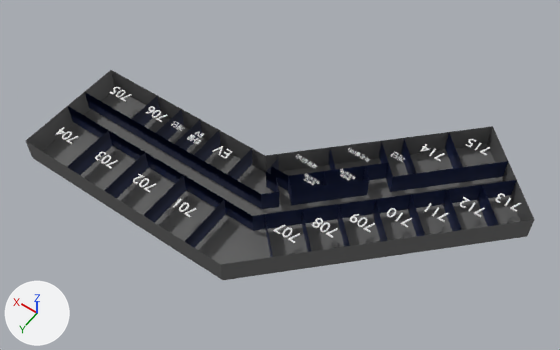
The glTF model app/assets/3d/7floor.glb: old version first, new version second.
The view is the same before and after, from a 50 mm lens placed at (-357.0, 470.0, 746.0), pointed at (-19.0, -3.0, 2.0). The axes (+X, +Y, +Z) are drawn at lower left. The lights are the same throughout. Vertices at the same position are counted once.

Script lines for the objects in view, before the commit:
```python
ob_floorandwalls_4f = bpy.data.objects.new('FloorAndWalls_4F', me_floorandwalls_4f_mesh_018)
ob_floorandwalls_4f.location = (0.0, 0.0, 0.0)
ob_innerwalls_4f = bpy.data.objects.new('InnerWalls_4F', me_innerwalls_4f_mesh)
ob_innerwalls_4f.location = (0.0, 0.0, 0.0)
ob_텍스트_005 = bpy.data.objects.new('텍스트.005', me_텍스트_005)
ob_텍스트_005.location = (45.0, 25.0, 30.0)
ob_텍스트_009 = bpy.data.objects.new('텍스트.009', me_텍스트_009)
ob_텍스트_009.location = (90.0, 115.0, 30.0)
ob_텍스트_010 = bpy.data.objects.new('텍스트.010', me_텍스트_010)
ob_텍스트_010.location = (150.0, 115.0, 30.0)
ob_텍스트_011 = bpy.data.objects.new('텍스트.011', me_텍스트_011)
ob_텍스트_011.location = (215.0, 115.0, 30.0)
ob_텍스트_012 = bpy.data.objects.new('텍스트.012', me_텍스트_012)
ob_텍스트_012.location = (210.0, 25.0, 30.0)
ob_텍스트_013 = bpy.data.objects.new('텍스트.013', me_텍스트_013)
ob_텍스트_013.location = (150.0, 25.0, 30.0)
# me_floorandwalls_4f_mesh_018
# before: 8 (250.0, 0.0, -5.0) at pixel (115, 88), 9 (250.0, 150.0, -5.0) at pixel (33, 158), 10 (-50.0, 150.0, -5.0) at pixel (222, 280), 11 (-100.0, 100.0, -5.0) at pixel (285, 271), 12 (-200.0, 0.0, -5.0) at pixel (408, 253)
# before: 13 (-300.0, -100.0, -5.0) at pixel (527, 236), 14 (-200.0, -200.0, -5.0) at pixel (487, 144), 15 (0.0, 0.0, -5.0) at pixel (266, 173)
```
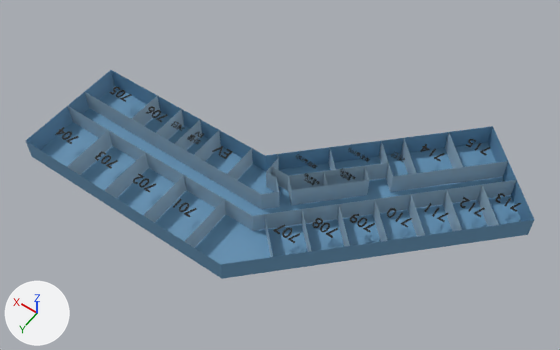
The change in detail:
Material 'Mat_Outer' (mat_mat_outer) changes colour from dark grey #616161 to blue #6595b8; in linear values from (0.12, 0.12, 0.12) to (0.13, 0.3, 0.48).
Material 'Mat_Inner' (mat_mat_inner) changes colour from dark blue #192750 to blue #a0bcce; in linear values from (0.01, 0.02, 0.08) to (0.35, 0.5, 0.62).
Material 'Mat_Text' (mat_mat_text) is new.
Its base color is (0.0, 0.0, 0.0) (black #000000).
me_floorandwalls_4f_mesh_018 has 32 vertices, 54 faces and spans x -300.0..250.0, y -200.0..151.0, z -5.0..30.0.
me_floorandwalls_4f_mesh_018 is used by ob_floorandwalls_4f; location (0.0, 0.0, 0.0).
Part 1, on me_floorandwalls_4f_mesh_018:
Vertices 8 to 15 of me_floorandwalls_4f_mesh_018 move by (0.0, 0.0, 4.0).
me_innerwalls_4f_mesh is used by ob_innerwalls_4f; location (0.0, 0.0, 0.0).
me_innerwalls_4f_mesh had 177 vertices, 240 faces and spanned x -270.0..250.0, y -160.0..150.0, z 0.0..30.0.
me_innerwalls_4f_mesh now has 118 vertices, 70 faces and spans x -270.0..250.0, y -160.0..150.0, z 0.0..30.0.
Part 2, on me_innerwalls_4f_mesh:
59 vertices are removed from x -270.0..250.0, y -160.0..150.0, z 15.0.
240 faces are deleted.
70 new faces join them.
me_텍스트_005 has 38 vertices, 68 faces and spans x -9.5..11.0, y -6.1..7.6, z -0.5..0.5.
me_텍스트_005 now uses material mat_mat_text (black #000000).
me_텍스트_008 has 212 vertices, 416 faces and spans x -14.0..11.0, y -6.2..7.8, z -0.5..0.5.
me_텍스트_008 now uses material mat_mat_text (black #000000).
me_텍스트_009 has 382 vertices, 756 faces and spans x -14.0..14.3, y -6.2..7.8, z -0.5..0.5.
me_텍스트_009 now uses material mat_mat_text (black #000000).
me_텍스트_010 has 498 vertices, 988 faces and spans x -14.0..13.5, y -6.2..7.8, z -0.5..0.5.
me_텍스트_010 now uses material mat_mat_text (black #000000).
me_텍스트_011 has 234 vertices, 464 faces and spans x -14.0..14.4, y -6.2..7.8, z -0.5..0.5.
me_텍스트_011 now uses material mat_mat_text (black #000000).
me_텍스트_012 has 360 vertices, 712 faces and spans x -14.0..13.8, y -6.2..7.8, z -0.5..0.5.
me_텍스트_012 now uses material mat_mat_text (black #000000).
me_텍스트_013 has 446 vertices, 888 faces and spans x -14.0..14.3, y -6.2..7.8, z -0.5..0.5.
me_텍스트_013 now uses material mat_mat_text (black #000000).
me_텍스트_014 has 216 vertices, 424 faces and spans x -14.0..14.8, y -6.2..7.8, z -0.5..0.5.
me_텍스트_014 now uses material mat_mat_text (black #000000).
me_텍스트_015 has 588 vertices, 1176 faces and spans x -14.0..14.4, y -6.2..7.8, z -0.5..0.5.
me_텍스트_015 now uses material mat_mat_text (black #000000).
me_텍스트_016 has 470 vertices, 936 faces and spans x -14.0..14.2, y -6.2..7.8, z -0.5..0.5.
me_텍스트_016 now uses material mat_mat_text (black #000000).
me_텍스트_017 has 212 vertices, 416 faces and spans x -14.0..14.4, y -6.2..7.8, z -0.5..0.5.
me_텍스트_017 now uses material mat_mat_text (black #000000).
me_텍스트_018 has 28 vertices, 44 faces and spans x -14.0..11.0, y -6.2..7.6, z -0.5..0.5.
me_텍스트_018 now uses material mat_mat_text (black #000000).
me_텍스트_019 has 198 vertices, 384 faces and spans x -14.0..14.3, y -6.2..7.8, z -0.5..0.5.
me_텍스트_019 now uses material mat_mat_text (black #000000).
me_텍스트_020 has 314 vertices, 616 faces and spans x -14.0..13.5, y -6.2..7.8, z -0.5..0.5.
me_텍스트_020 now uses material mat_mat_text (black #000000).
me_텍스트_021 has 50 vertices, 92 faces and spans x -14.0..14.4, y -6.2..7.8, z -0.5..0.5.
me_텍스트_021 now uses material mat_mat_text (black #000000).
me_텍스트_022 has 176 vertices, 340 faces and spans x -14.0..13.8, y -6.2..7.6, z -0.5..0.5.
me_텍스트_022 now uses material mat_mat_text (black #000000).

Where the change shows, as pixel boxes [x1, y1, x2, y2] in the pictures (560 x 350 px; the box of a moved part takes in the faces that stretch with it):
'FloorAndWalls_4F', recoloured, reshaped (black to blue): before [26, 70, 535, 280]; after [26, 70, 535, 279]
'InnerWalls_4F', recoloured (black to blue): [67, 92, 516, 257] in both
'텍스트.015', recoloured: [312, 218, 338, 238] in both
'텍스트.014', recoloured: [273, 224, 300, 243] in both
'텍스트.016', recoloured: [350, 214, 375, 233] in both
'텍스트.009', recoloured: [133, 174, 156, 193] in both
'텍스트.010', recoloured: [95, 152, 118, 169] in both
'텍스트.011', recoloured: [55, 127, 78, 144] in both
'텍스트.013', recoloured: [146, 106, 168, 122] in both
'텍스트.017', recoloured: [387, 208, 412, 227] in both
'텍스트.008', recoloured: [173, 199, 197, 217] in both
'텍스트.019', recoloured: [460, 197, 485, 217] in both
'텍스트.012', recoloured: [109, 87, 132, 102] in both
'텍스트.020', recoloured: [496, 193, 521, 212] in both
'텍스트.021', recoloured: [420, 144, 445, 161] in both
'텍스트.022', recoloured: [466, 139, 490, 155] in both
'텍스트.005', recoloured: [212, 146, 233, 159] in both
'텍스트.018', recoloured: [424, 203, 449, 222] in both
part 1 of me_floorandwalls_4f_mesh_018, moved or reshaped: before [33, 86, 528, 280]; after [40, 86, 522, 264]
